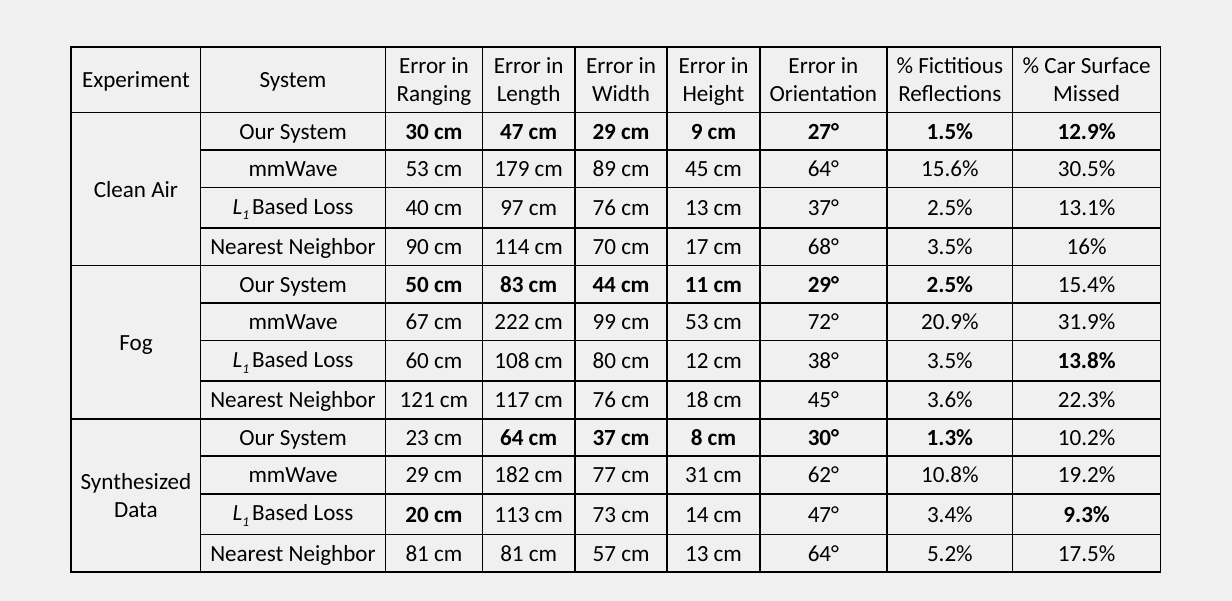
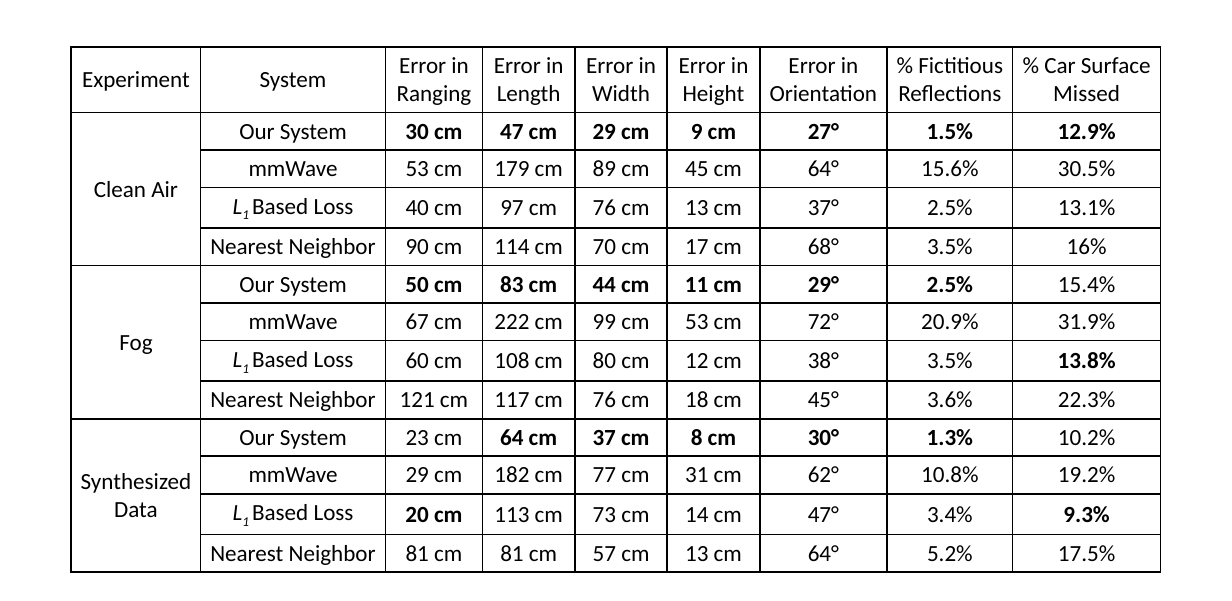
Before and after one commit to JaydenG1019/HawkEye, a slide deck: slide 1 of docs/quant.pptx. Drawn at 1232x601 pixels with LibreOffice and Linux fonts; fonts in the diff are those of the drawing. Boxes give left, top, right and bottom in pixels: in the first picture for what was removed or moved away, otherwise in the second. Text is boxed around its words. In the diff, an @@ line names an element or a change of style, - is before the commit and + after.

```diff
--- a/docs/quant.pptx
+++ b/docs/quant.pptx
@@ background #F0F0F0 to #FFFFFF @@
```
Also in this commit, not shown: 19 other files.
